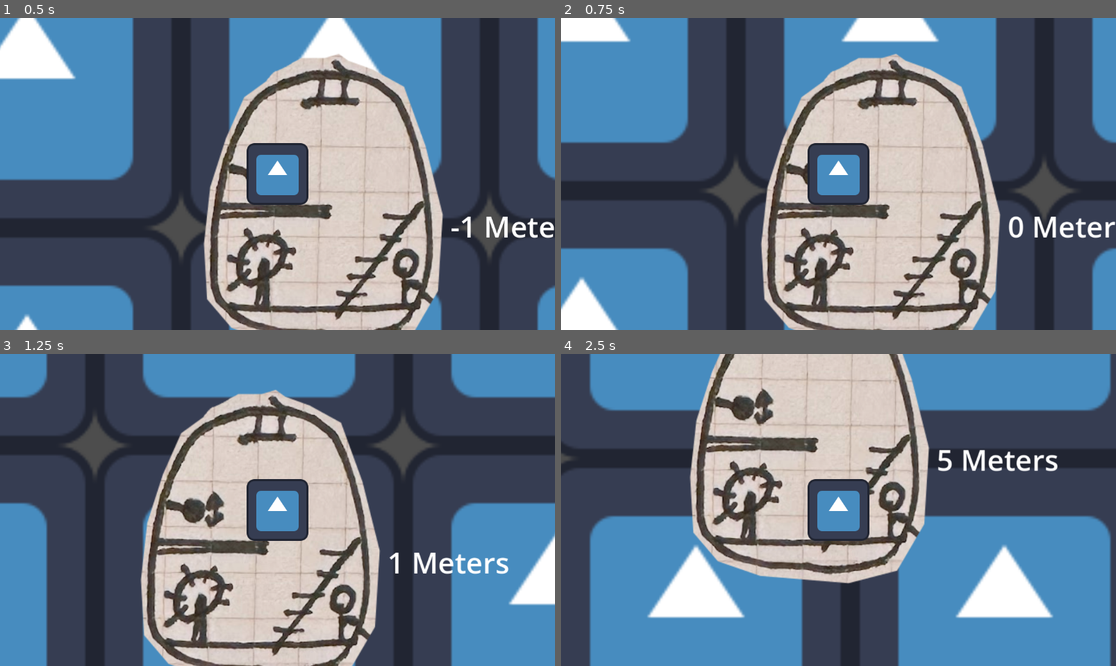
Above: before the commit, frames 1-4 (two rows, left to right).
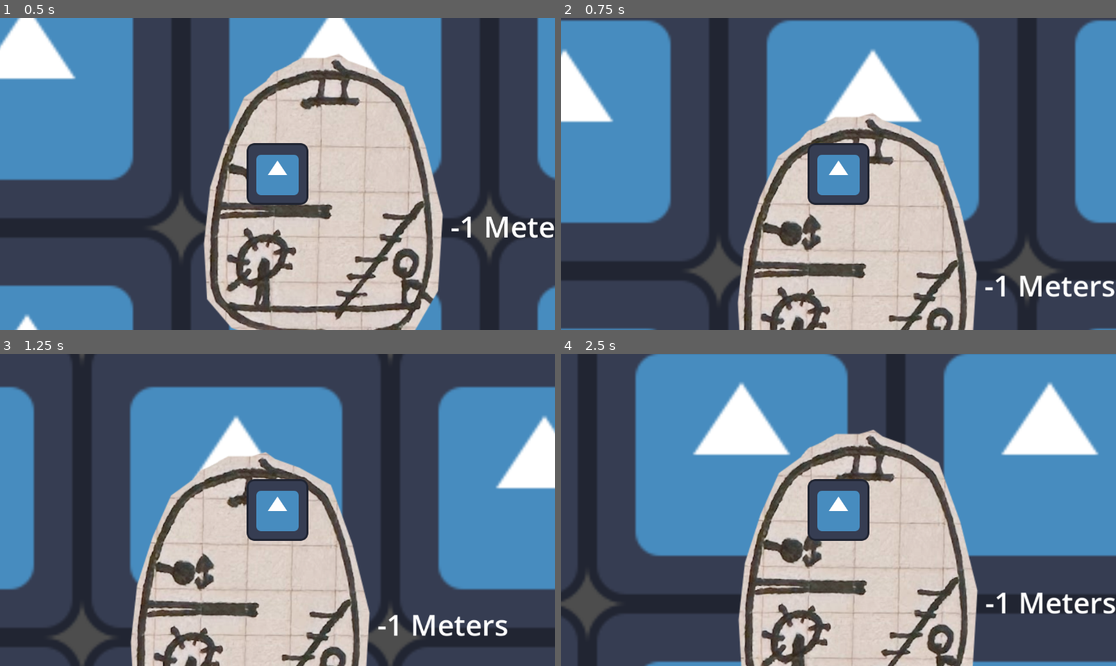
Above: after the commit, the same moments.

Repository: calzila/GGJ_2025
Game: Godot game, scene res://Overworld.tscn
Same seed, same stepped clock (60 frames per second), same inputs: the game is played once before the commit and once after it. The engine's default icon, where the game draws it, is replaced by a stand-in: a white triangle on a blue panel in a dark square.
Inputs:
- Up to frame 1 (0.5 s): no input
- Up to frame 2 (0.75 s): tap Enter (ui_accept) at 0.5, 0.6 s; hold D (move_right) from 0.53 s (still down)
- Up to frame 3 (1.25 s): keep holding D (move_right); tap Enter (ui_accept) at 0.77, 1.07 s
- Up to frame 4 (2.5 s): tap Enter (ui_accept) at 1.35, 1.52, 1.82, 2.1 s; release D (move_right) at 2.03 s; hold A (move_left) from 2.03 s (still down)

Frame 1 is identical in both runs. In frame 2, 55% of the frame differs, in the area x 0-100%, y 0-100%; in frame 3, 59%; in frame 4, 74%.

Commit message:
Getting physics based jumping working

Diff:
--- a/Character.tscn
+++ b/Character.tscn
@@ -8,6 +8,8 @@
 
 [node name="CharacterBody2D" type="RigidBody2D"]
 lock_rotation = true
+contact_monitor = true
+max_contacts_reported = 1
 script = ExtResource("1_4636m")
 
 [node name="Icon" type="Sprite2D" parent="."]
--- a/character.gd
+++ b/character.gd
@@ -7,14 +7,16 @@
 func _ready() -> void:
 	pass
 
-func _process(delta: float) -> void:
+func _physics_process(delta: float) -> void:
 	# Add the gravity.
 	#if not is_on_floor():
 	#	velocity += get_gravity() * delta
 
 	# Handle jump.
-	#if Input.is_action_just_pressed("ui_accept") and is_on_floor():
-	#	velocity.y = JUMP_VELOCITY
+	if Input.is_action_just_pressed("ui_accept") and (get_contact_count() > 0):
+		print("Plz jump")
+		apply_central_force(Vector2(0,-1) * 3000000 * delta)
+
 
 	# Get the input direction and handle the movement/deceleration.
 	# As good practice, you should replace UI actions with custom gameplay actions.
